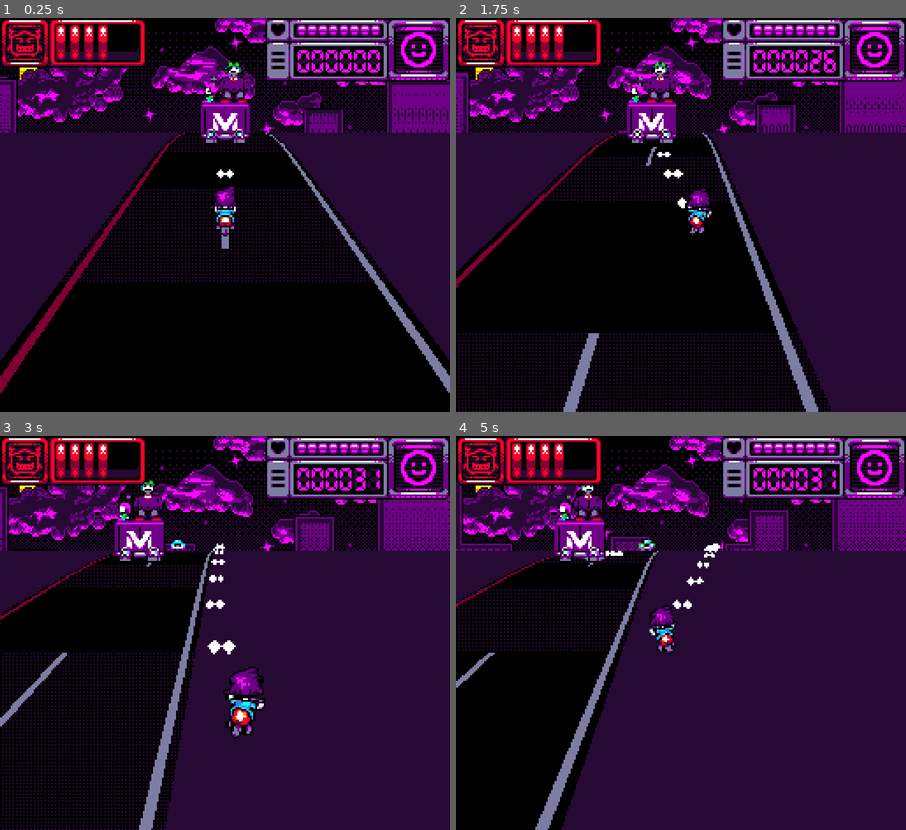
Above: before the commit, frames 1-4 (two rows, left to right).
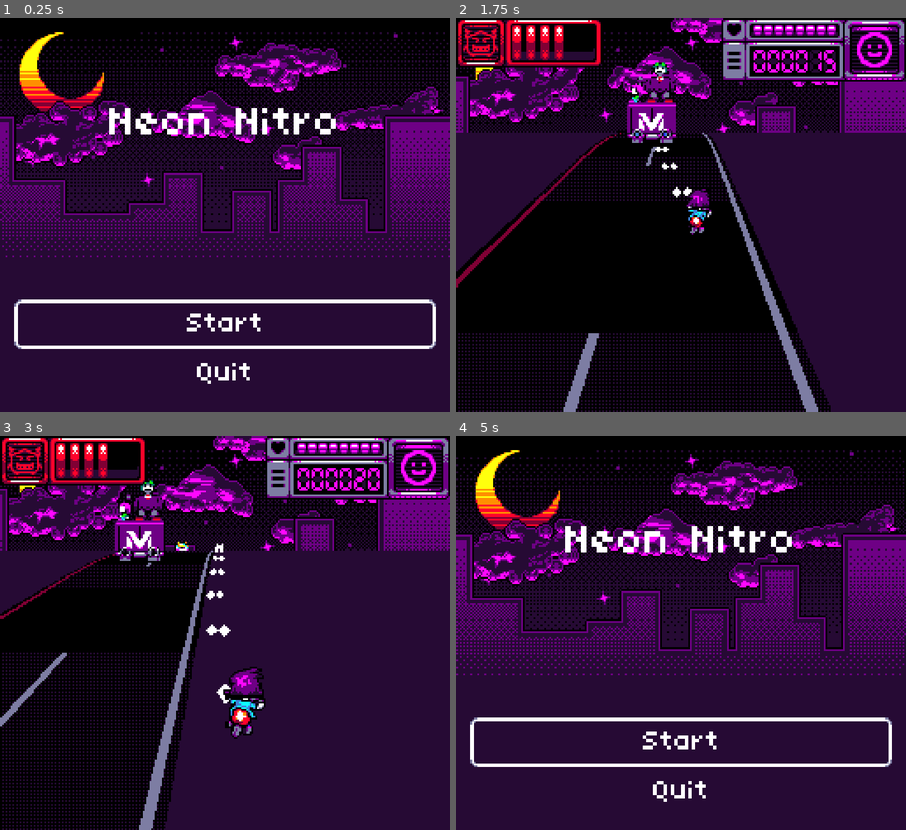
Above: after the commit, the same moments.

Repository: many-hats-team/lospecjam2
Game: Godot game, scene res://scenes/main.tscn
Two runs of this game, one before a commit and one after it. Both use one fixed random seed, a clock stepped at 60 frames per second and the inputs below. Before the commit the project starts from res://scenes/game.tscn.
Inputs (mouse positions are in pixels of both pictures, inside the frame that each line leads up to):
- Up to frame 1 (0.25 s): no input
- Up to frame 2 (1.75 s): click (681, 325) at 0.5 s, where only the run after the commit has a clickable "Start"; hold D (player_right) from 1.28 s (still down)
- Up to frame 3 (3 s): release D (player_right) at 2.03 s; hold S (player_down) 2.03-2.78 s; hold D (player_right) from 2.78 s (still down)
- Up to frame 4 (5 s): release D (player_right) at 3.53 s; hold W (player_up) 3.53-4.28 s; hold A (player_left) from 4.28 s (still down); tap Escape (player_start) at 4.9 s

The runs differ from the first frame. In frame 1, 70% of the frame differs, in the area x 0-100%, y 0-100%; in frame 2, 1.1%; in frame 3, 2.0%; in frame 4, 49%.

Commit message:
Add main menu and scene switcher

Diff:
--- a/project/project.godot
+++ b/project/project.godot
@@ -11,7 +11,7 @@
 [application]
 
 config/name="LospecJam2"
-run/main_scene="res://scenes/game.tscn"
+run/main_scene="res://scenes/main.tscn"
 config/features=PackedStringArray("4.2", "GL Compatibility")
 config/icon="res://icons/icon.png"
 config/macos_native_icon="res://icons/icon.icns"
--- a/project/scenes/game.tscn
+++ b/project/scenes/game.tscn
@@ -1,6 +1,7 @@
-[gd_scene load_steps=19 format=3 uid="uid://cahesrp5r3fya"]
+[gd_scene load_steps=20 format=3 uid="uid://cahesrp5r3fya"]
 
 [ext_resource type="Texture2D" uid="uid://dp8bo4bps41x6" path="res://assets/background-layer1.png" id="1_c3i6r"]
+[ext_resource type="Script" path="res://scripts/game.gd" id="1_lrlg5"]
 [ext_resource type="Texture2D" uid="uid://b7piee4tst5c6" path="res://assets/background-layer2.png" id="2_sh3de"]
 [ext_resource type="Texture2D" uid="uid://bag5bmyhncjlr" path="res://assets/background-layer3.png" id="3_fman4"]
 [ext_resource type="Texture2D" uid="uid://cvowy0mjyyx7l" path="res://assets/background-layer4.png" id="4_c23a3"]
@@ -28,6 +29,7 @@
 size = Vector2(256, 224)
 
 [node name="Game" type="Node"]
+script = ExtResource("1_lrlg5")
 
 [node name="ParallaxBackground" type="ParallaxBackground" parent="."]
 
--- /dev/null
+++ b/project/scenes/main.tscn
@@ -0,0 +1,6 @@
+[gd_scene load_steps=2 format=3 uid="uid://wxhk122jwlam"]
+
+[ext_resource type="Script" path="res://scripts/main.gd" id="1_e65p8"]
+
+[node name="Main" type="Node"]
+script = ExtResource("1_e65p8")
--- /dev/null
+++ b/project/scenes/main_menu.tscn
@@ -0,0 +1,103 @@
+[gd_scene load_steps=11 format=3 uid="uid://gcrnfsjpbs3f"]
+
+[ext_resource type="Script" path="res://scripts/main_menu.gd" id="1_kporo"]
+[ext_resource type="Script" path="res://scripts/objects/parallax_scroll.gd" id="2_n3c47"]
+[ext_resource type="Texture2D" uid="uid://dp8bo4bps41x6" path="res://assets/background-layer1.png" id="3_jlghf"]
+[ext_resource type="Texture2D" uid="uid://b7piee4tst5c6" path="res://assets/background-layer2.png" id="4_u3yt5"]
+[ext_resource type="Texture2D" uid="uid://bag5bmyhncjlr" path="res://assets/background-layer3.png" id="5_ffeij"]
+[ext_resource type="Texture2D" uid="uid://cvowy0mjyyx7l" path="res://assets/background-layer4.png" id="6_qqgrj"]
+[ext_resource type="FontFile" uid="uid://d0npbk5bb83mc" path="res://assets/fonts/04B_03__.TTF" id="7_3miw0"]
+[ext_resource type="Shader" path="res://shaders/post.gdshader" id="8_328w8"]
+
+[sub_resource type="ShaderMaterial" id="ShaderMaterial_bk8uw"]
+shader = ExtResource("8_328w8")
+
+[sub_resource type="PlaceholderTexture2D" id="PlaceholderTexture2D_b0vrr"]
+size = Vector2(256, 224)
+
+[node name="MainMenu" type="Node"]
+script = ExtResource("1_kporo")
+
+[node name="ParallaxBackground" type="ParallaxBackground" parent="."]
+script = ExtResource("2_n3c47")
+
+[node name="Background-layer1" type="Sprite2D" parent="ParallaxBackground"]
+texture_filter = 1
+texture_repeat = 2
+texture = ExtResource("3_jlghf")
+centered = false
+
+[node name="Background-layer2" type="Sprite2D" parent="ParallaxBackground"]
+texture_filter = 1
+texture_repeat = 2
+texture = ExtResource("4_u3yt5")
+centered = false
+
+[node name="Clouds" type="ParallaxLayer" parent="ParallaxBackground"]
+motion_scale = Vector2(0.5, 0)
+motion_mirroring = Vector2(256, 0)
+
+[node name="Background-layer3" type="Sprite2D" parent="ParallaxBackground/Clouds"]
+texture_filter = 1
+texture_repeat = 2
+texture = ExtResource("5_ffeij")
+centered = false
+
+[node name="Buildings" type="ParallaxLayer" parent="ParallaxBackground"]
+motion_scale = Vector2(2, 2)
+motion_mirroring = Vector2(256, 0)
+
+[node name="Background-layer4" type="Sprite2D" parent="ParallaxBackground/Buildings"]
+texture_filter = 1
+texture_repeat = 2
+texture = ExtResource("6_qqgrj")
+centered = false
+
+[node name="MarginContainer" type="MarginContainer" parent="."]
+custom_minimum_size = Vector2(256, 224)
+theme_override_constants/margin_left = 10
+theme_override_constants/margin_top = 10
+theme_override_constants/margin_right = 10
+theme_override_constants/margin_bottom = 10
+
+[node name="VBoxContainer" type="VBoxContainer" parent="MarginContainer"]
+layout_mode = 2
+alignment = 1
+
+[node name="Label" type="Label" parent="MarginContainer/VBoxContainer"]
+layout_mode = 2
+size_flags_vertical = 3
+theme_override_fonts/font = ExtResource("7_3miw0")
+theme_override_font_sizes/font_size = 24
+text = "Neon Nitro"
+horizontal_alignment = 1
+vertical_alignment = 1
+
+[node name="Buttons" type="VBoxContainer" parent="MarginContainer/VBoxContainer"]
+layout_mode = 2
+size_flags_vertical = 10
+
+[node name="StartButton" type="Button" parent="MarginContainer/VBoxContainer/Buttons"]
+unique_name_in_owner = true
+layout_mode = 2
+size_flags_horizontal = 5
+size_flags_vertical = 5
+theme_override_fonts/font = ExtResource("7_3miw0")
+text = "Start"
+
+[node name="QuitButton" type="Button" parent="MarginContainer/VBoxContainer/Buttons"]
+layout_mode = 2
+size_flags_horizontal = 5
+size_flags_vertical = 5
+theme_override_fonts/font = ExtResource("7_3miw0")
+text = "Quit"
+
+[node name="Post" type="CanvasLayer" parent="."]
+
+[node name="PostShader" type="Sprite2D" parent="Post"]
+material = SubResource("ShaderMaterial_bk8uw")
+texture = SubResource("PlaceholderTexture2D_b0vrr")
+centered = false
+
+[connection signal="pressed" from="MarginContainer/VBoxContainer/Buttons/StartButton" to="." method="_on_start_button_pressed"]
+[connection signal="pressed" from="MarginContainer/VBoxContainer/Buttons/QuitButton" to="." method="_on_quit_button_pressed"]
--- /dev/null
+++ b/project/scripts/game.gd
@@ -0,0 +1,8 @@
+class_name Game
+extends Node
+
+signal game_quit
+
+func _process(_delta: float) -> void:
+	if Input.is_action_just_pressed("player_start"):
+		game_quit.emit()
--- /dev/null
+++ b/project/scripts/main.gd
@@ -0,0 +1,29 @@
+extends Node
+
+const MainMenuScene := preload("res://scenes/main_menu.tscn")
+const GameScene := preload("res://scenes/game.tscn")
+
+func _ready() -> void:
+	start_main_menu()
+
+
+func start_main_menu() -> void:
+	var mm := change_scene(MainMenuScene) as MainMenu
+	mm.game_started.connect(start_game)
+
+
+func start_game() -> void:
+	var game := change_scene(GameScene) as Game
+	game.game_quit.connect(start_main_menu)
+
+
+func change_scene(scene: PackedScene) -> Node:
+	var node := get_child(0)
+
+	if node:
+		remove_child(node)
+		node.queue_free()
+
+	node = scene.instantiate()
+	add_child(node)
+	return node
--- /dev/null
+++ b/project/scripts/main_menu.gd
@@ -0,0 +1,20 @@
+class_name MainMenu
+extends Node
+
+signal game_started
+
+
+@onready var start_btn := %StartButton as Button
+
+
+func _ready() -> void:
+	assert(start_btn)
+	start_btn.grab_focus()
+
+
+func _on_start_button_pressed() -> void:
+	game_started.emit()
+
+
+func _on_quit_button_pressed() -> void:
+	get_tree().quit()
--- /dev/null
+++ b/project/scripts/objects/parallax_scroll.gd
@@ -0,0 +1,6 @@
+extends ParallaxBackground
+
+@export var scroll_velocity := Vector2(-2.0, 0.0)
+
+func _process(delta: float) -> void:
+	scroll_offset += scroll_velocity * delta
Binary file added: project/assets/fonts/04B_03__.TTF
Not shown, added: project/assets/fonts/04B_03__.TTF.import
